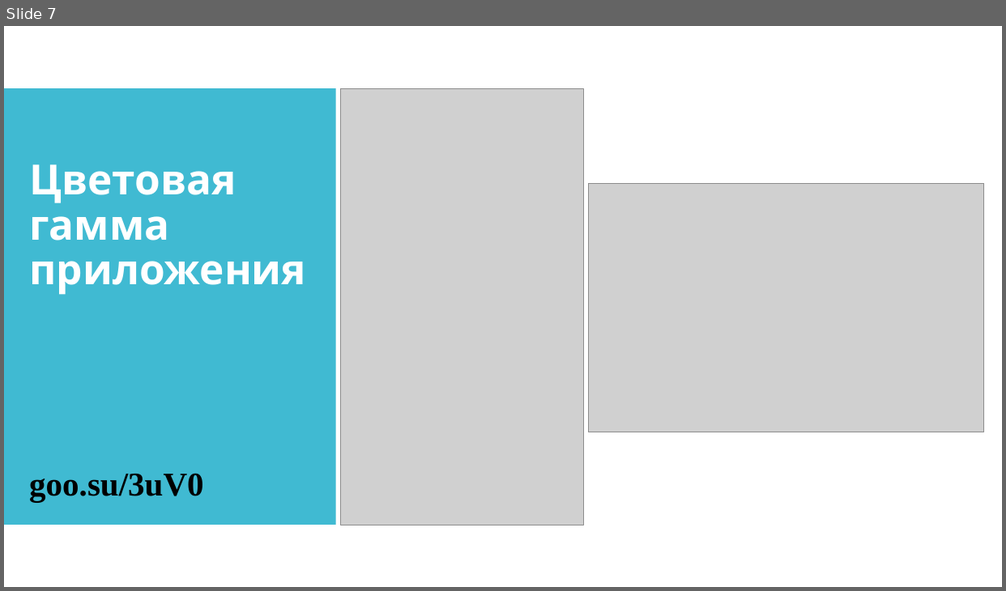
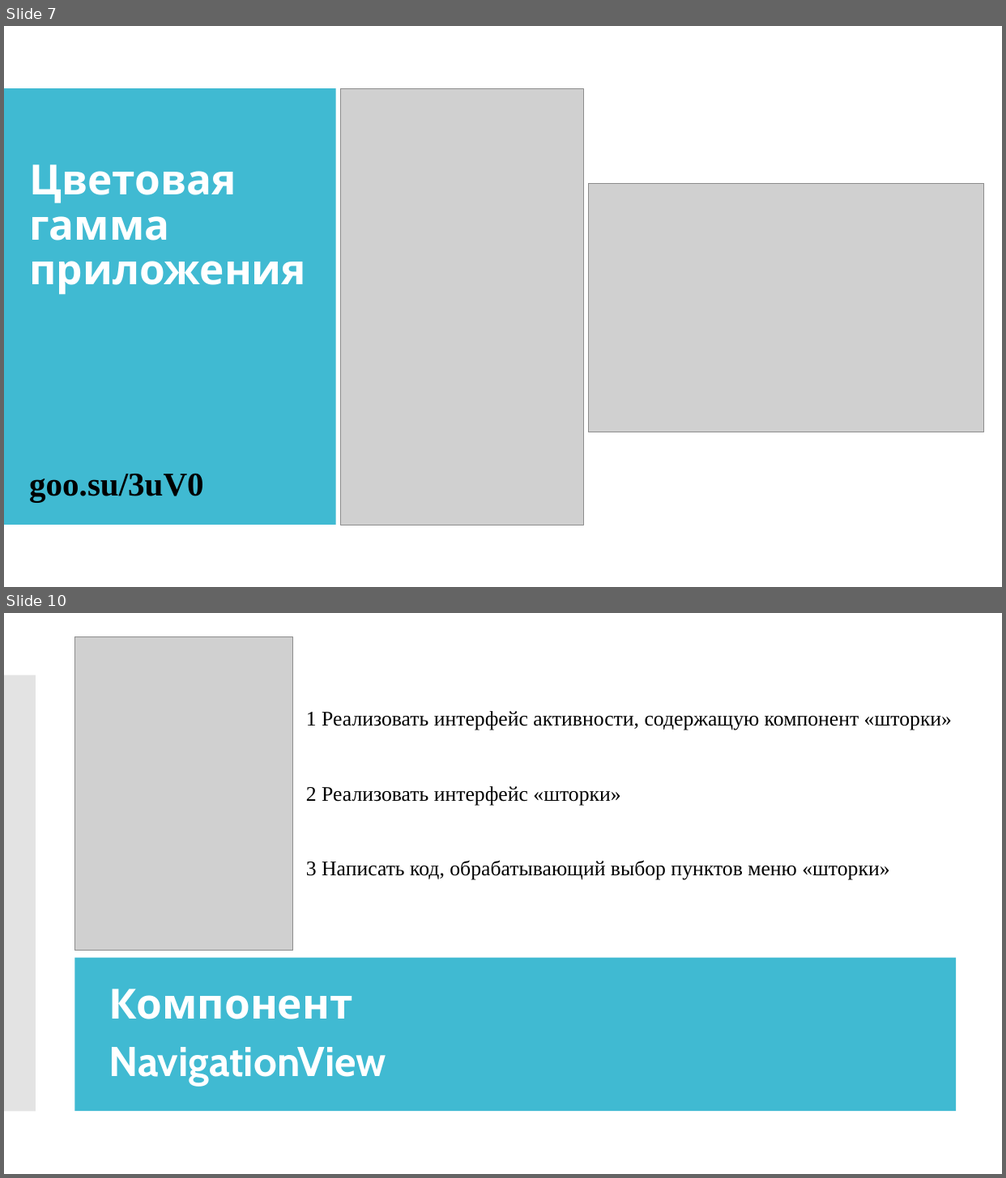
Before and after one commit to IriEfremova/LessonsCube, a slide deck: Android/Lesson17/Дизайн приложения.pptx. Shown one above the other, each under a label of ours: slide 7 before the commit, slides 7 and 10 after it; the slides between them are not shown. The pictures are 1006x591 and 1006x1178 pixels, drawn with LibreOffice and Linux fonts; fonts in the diff are those of the drawing; grey boxes stand for pictures. Boxes give left, top, right and bottom in pixels: in the first picture for what was removed or moved away, otherwise in the second. Text is boxed around its words. In the diff, an @@ line names an element or a change of style, - is before the commit and + after.

```diff
--- a/Android/Lesson17/Дизайн приложения.pptx
+++ b/Android/Lesson17/Дизайн приложения.pptx
@@ slide 10 added at (4, 613, 1002, 1174), background #FFFFFF; not listed: 2 template elements that a slide beside it also shows @@
@@ rectangle added at (4, 613, 1002, 1174), fill #FFFFFF @@
@@ picture added at (75, 637, 294, 951) @@
@@ rectangle added at (4, 675, 36, 1112), fill #C8C8C8 at 50% opacity @@
@@ text added at (306, 711, 952, 880), 20 pt, text #000000 @@
+1 Реализовать интерфейс активности, содержащую компонент «шторки»
+2 Реализовать интерфейс «шторки»
+3 Написать код, обрабатывающий выбор пунктов меню «шторки»
@@ rectangle added at (75, 958, 957, 1112), fill #40BAD2 @@
@@ text added at (108, 989, 386, 1085), 40 pt, text #FFFFFF, bold @@
+Компонент
+NavigationView
```
Also in this commit, not shown: 1 slide changed, 4 other slides added, 1 other file.
